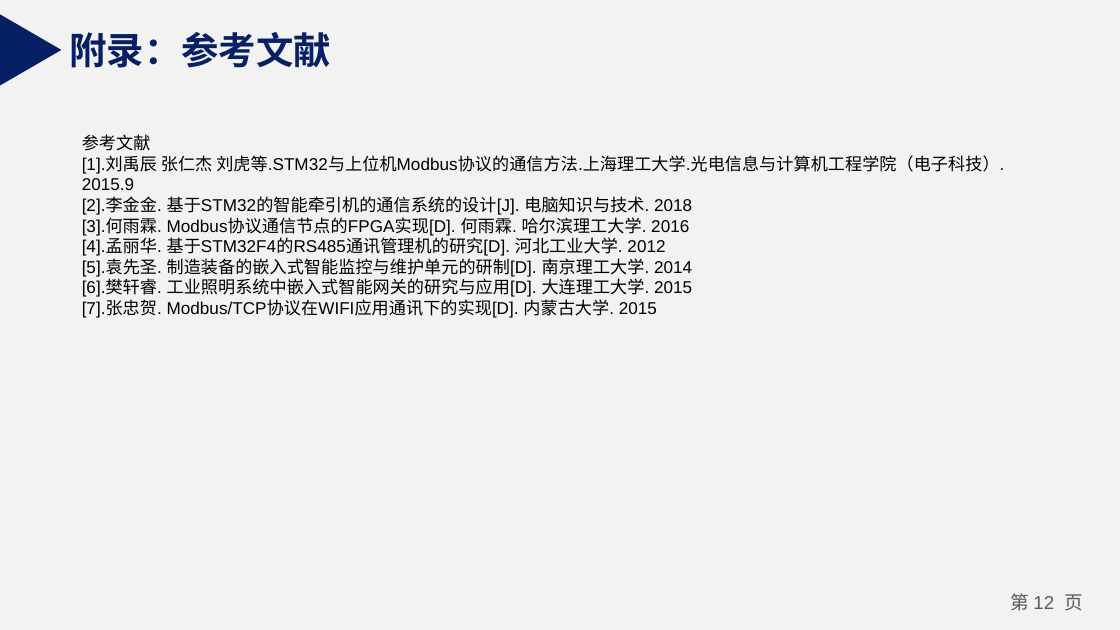
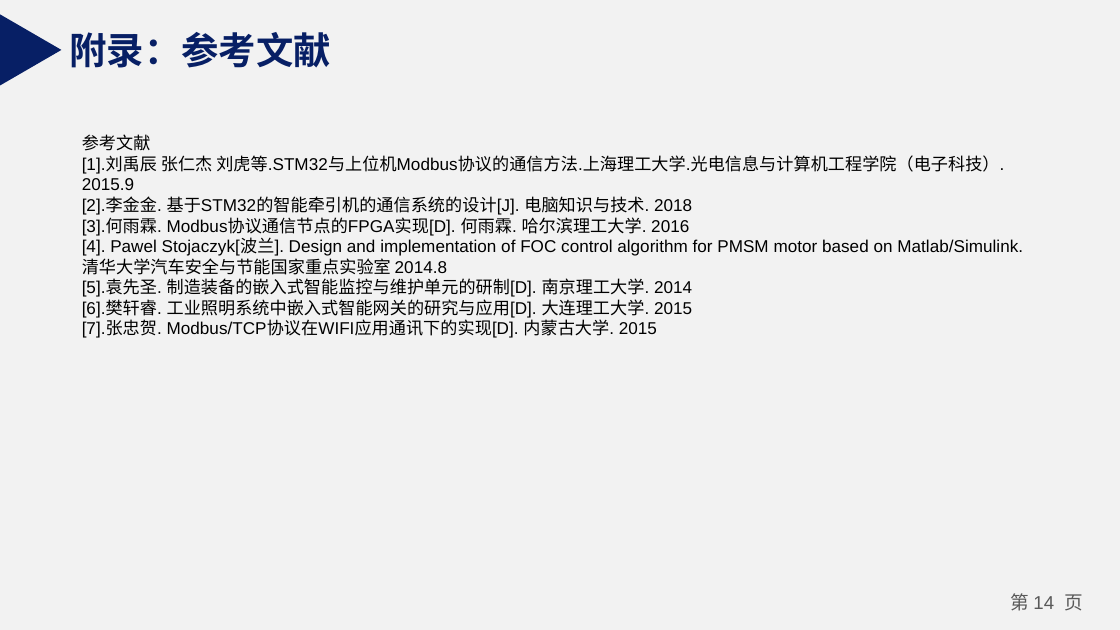
Before and after one commit to zhangjialu1996/20151104829-zjl, a slide deck: slide 14 of 20151104829-zjl-stm32协议转换设计与实现/20151104829张家禄-开题报告.pptx (slide 12 before the commit). Drawn at 1120x630 pixels with LibreOffice and Linux fonts; fonts in the diff are those of the drawing. Boxes give left, top, right and bottom in pixels: in the first picture for what was removed or moved away, otherwise in the second. Text is boxed around its words. In the diff, an @@ line names an element or a change of style, - is before the commit and + after.

```diff
--- a/20151104829-zjl-stm32协议转换设计与实现/20151104829张家禄-开题报告.pptx
+++ b/20151104829-zjl-stm32协议转换设计与实现/20151104829张家禄-开题报告.pptx
@@ text at [82, 238, 1023, 275]: text changed @@
-[4].孟丽华. 基于STM32F4的RS485通讯管理机的研究[D]. 河北工业大学. 2012
+[4]. Pawel Stojaczyk[波兰]. Design and implementation of FOC control algorithm for PMSM motor based on Matlab/Simulink. 清华大学汽车安全与节能国家重点实验室 2014.8
@@ page number at [1011, 593, 1084, 611]: text changed @@
-第 12 页
+第 14 页
```
Also in this commit, not shown: 3 other slides changed, 5 slides added, 3 slides removed, 1 other file.
